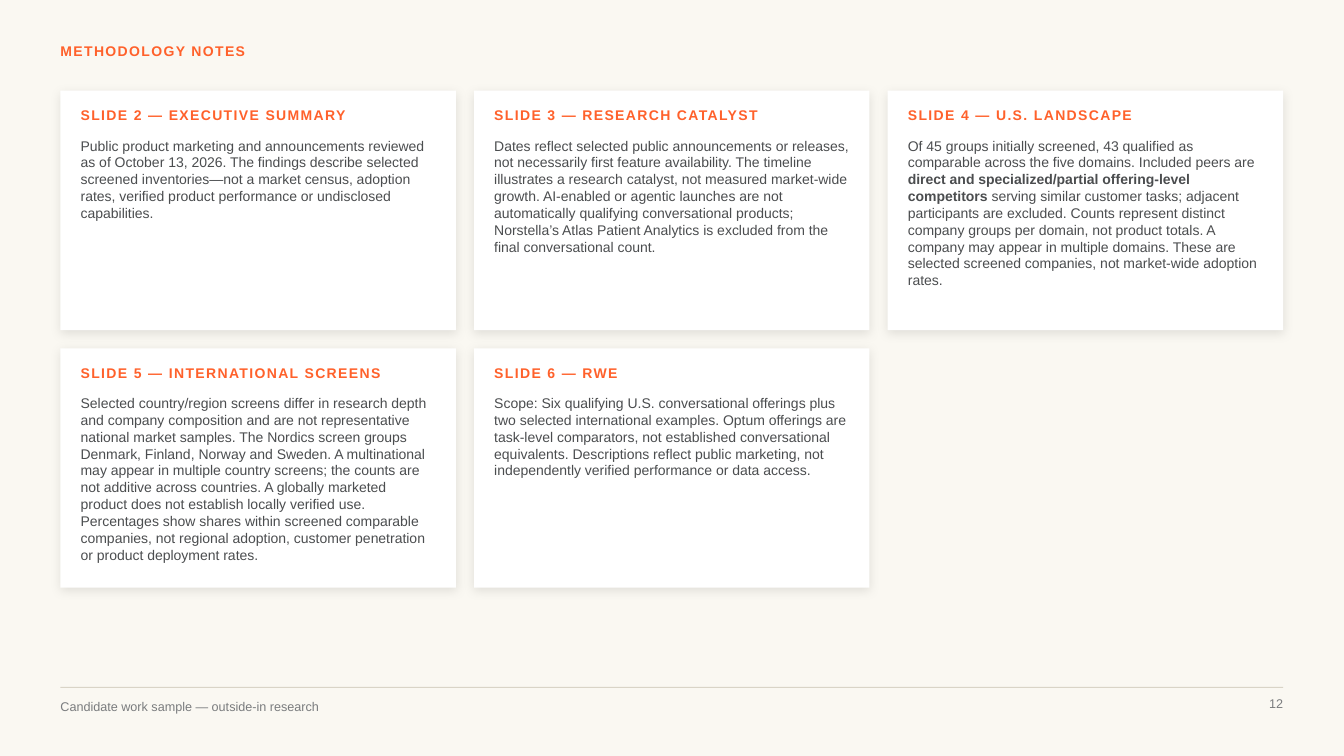
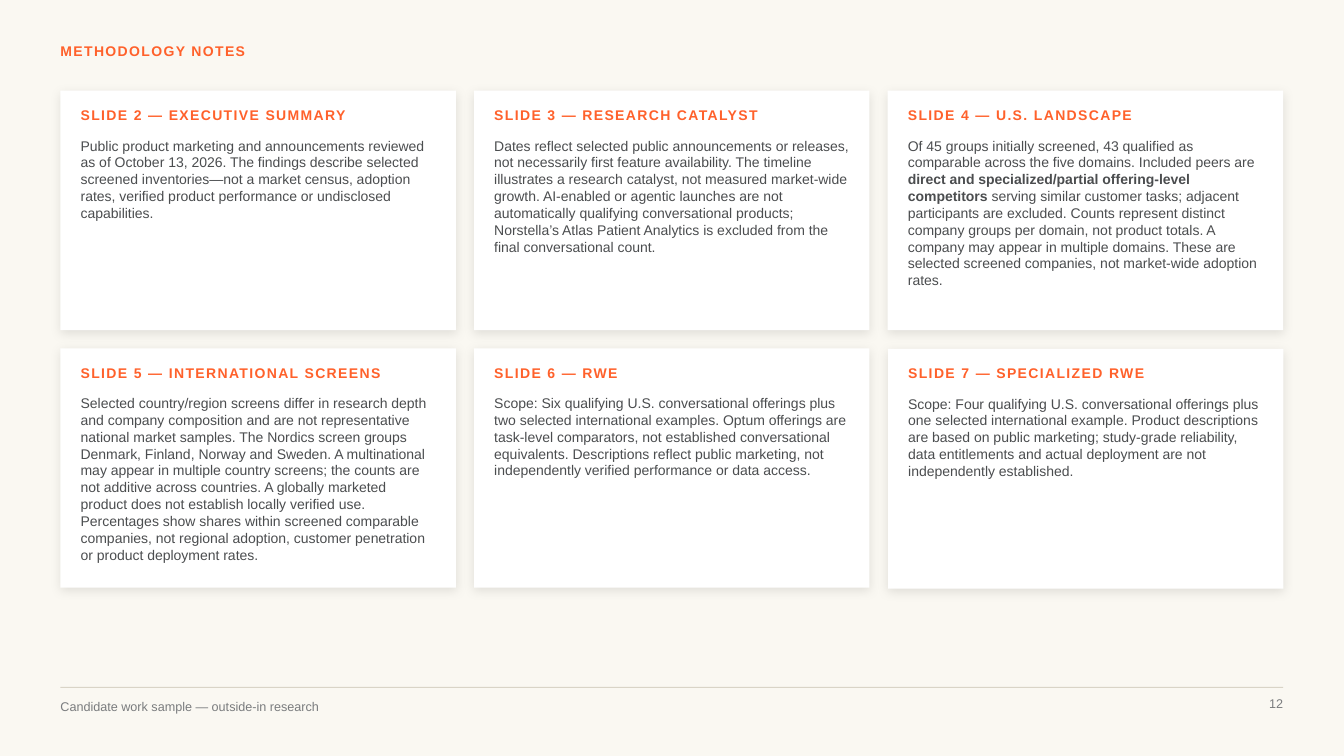
Before and after one commit to marinojt/test, a slide deck: slide 12 of deck/Optum-LS-Conversational-AI-sourced.pptx. Drawn at 1344x756 pixels with LibreOffice and Linux fonts; fonts in the diff are those of the drawing. Boxes give left, top, right and bottom in pixels: in the first picture for what was removed or moved away, otherwise in the second. Text is boxed around its words. In the diff, an @@ line names an element or a change of style, - is before the commit and + after.

```diff
--- a/deck/Optum-LS-Conversational-AI-sourced.pptx
+++ b/deck/Optum-LS-Conversational-AI-sourced.pptx
@@ rectangle added at box(888, 349, 1284, 589), fill #FFFFFF @@
@@ text added at box(908, 368, 1144, 378), 10 pt, text #FF612B, bold @@
+SLIDE 7 — SPECIALIZED RWE
@@ text added at box(908, 399, 1259, 479), 10 pt, text #4B4D4F @@
+Scope: Four qualifying U.S. conversational offerings plus one selected international example. Product descriptions are based on public marketing; study-grade reliability, data entitlements and actual deployment are not independently established.
```
Also in this commit, not shown: 1 other slide changed, 3 other files.
